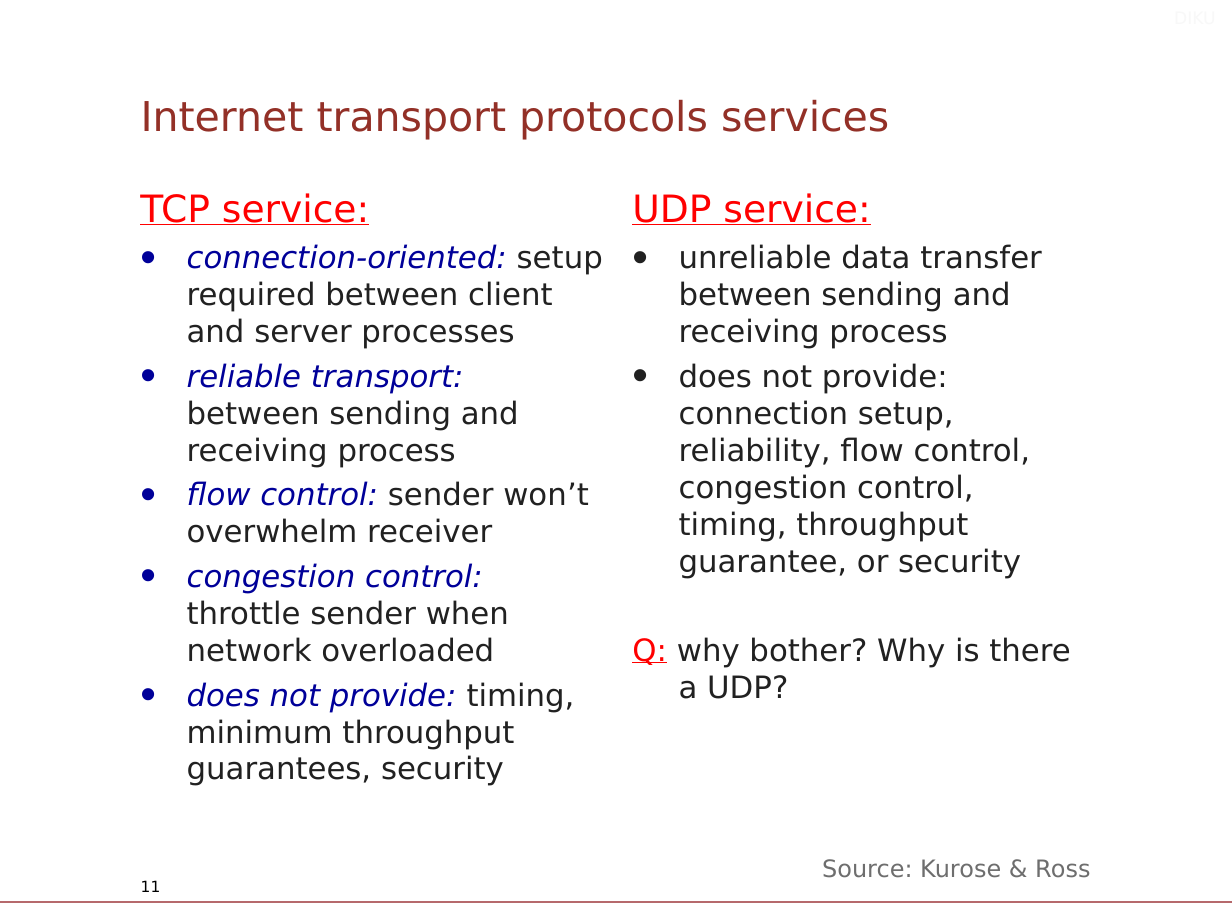
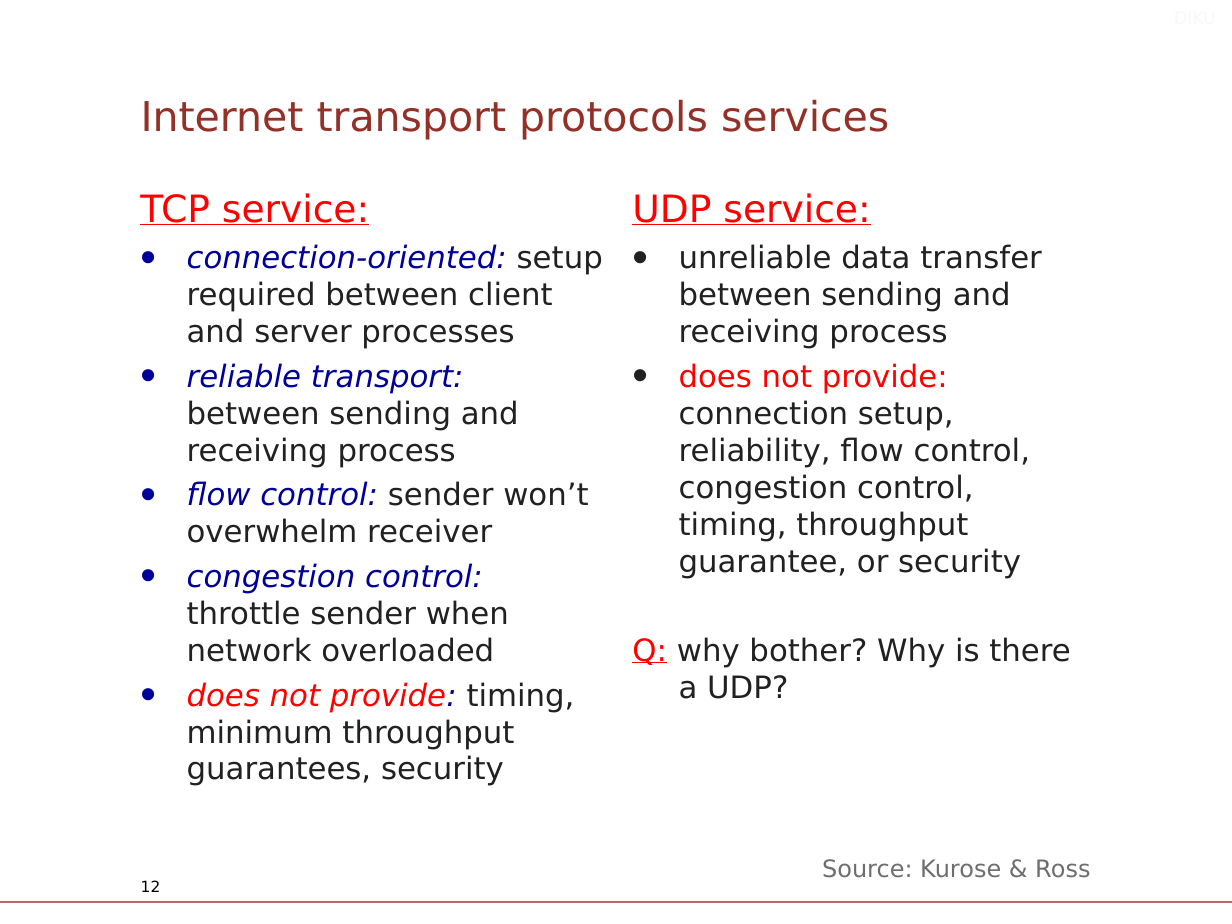
Before and after one commit to diku-compSys/compSys-e2021-pub, a slide deck: slide 12 of lectures/211103_application_layer_http/slides.odp (slide 11 before the commit). Drawn at 1232x924 pixels with LibreOffice and Linux fonts; fonts in the diff are those of the drawing; background and template pictures are left out. Boxes give left, top, right and bottom in pixels: in the first picture for what was removed or moved away, otherwise in the second. Text is boxed around its words. In the diff, an @@ line names an element or a change of style, - is before the commit and + after.

```diff
--- a/lectures/211103_application_layer_http/slides.odp
+++ b/lectures/211103_application_layer_http/slides.odp
@@ text at (x1=679, y1=363, x2=1030, y2=579): text colour #212121 to #FF0000 in "does not provide:" @@
@@ text at (x1=187, y1=682, x2=575, y2=786): text colour #000099 to #FF0000 in "does not provide:" @@
@@ page number at (x1=141, y1=880, x2=161, y2=892): text changed @@
-11
+12
```
Also in this commit, not shown: 11 other slides changed, 8 slides added, 3 other files.
